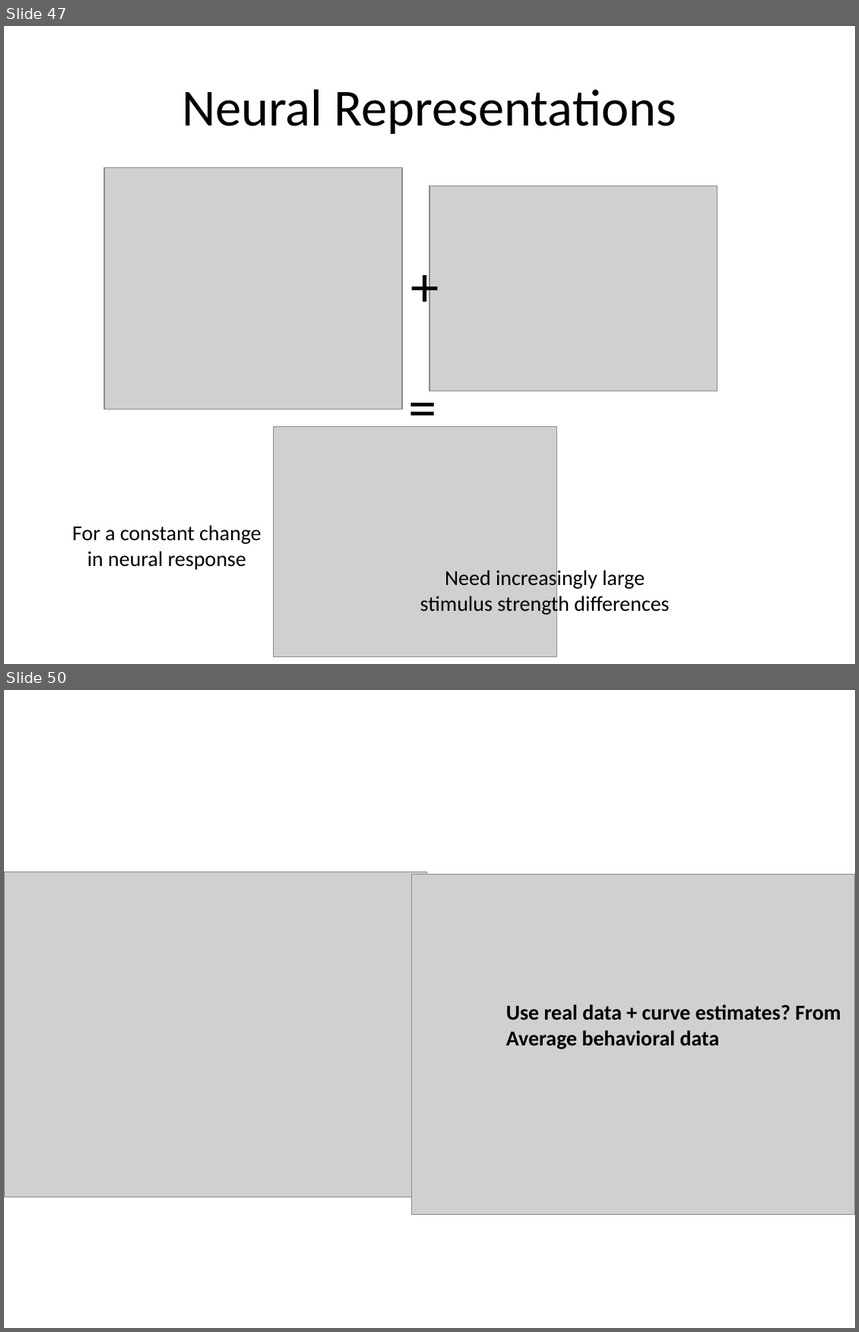
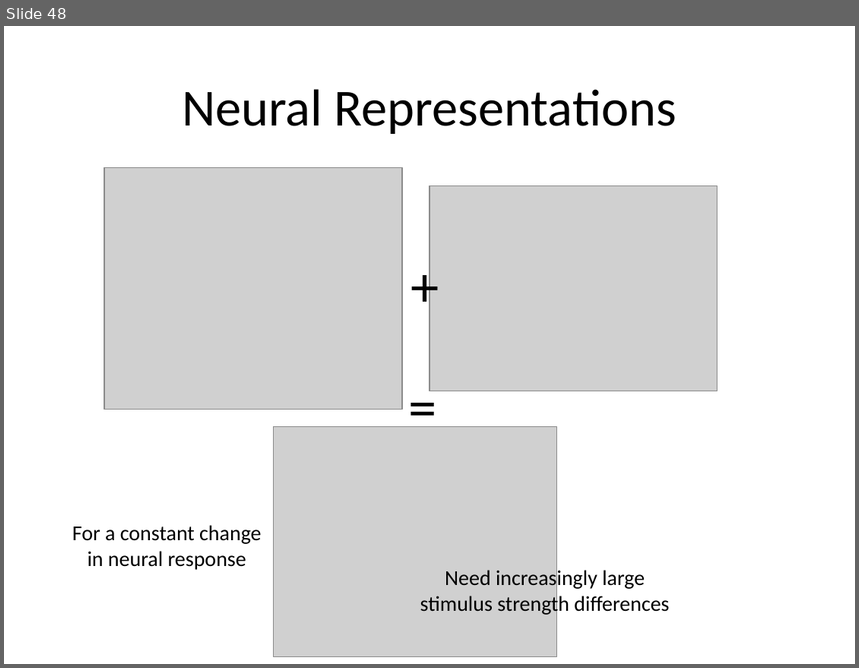
Before and after one commit to dbirman/att_awe, a slide deck: talks/20160823_mad_birman.pptx. Shown one above the other, each under a label of ours: slides 47 and 50 before the commit, slide 48 after it; the slides between them are not shown. The pictures are 859x1332 and 859x668 pixels, drawn with LibreOffice and Linux fonts; fonts in the diff are those of the drawing; grey boxes stand for pictures. Boxes give left, top, right and bottom in pixels: in the first picture for what was removed or moved away, otherwise in the second. Text is boxed around its words. In the diff, an @@ line names an element or a change of style, - is before the commit and + after.

```diff
--- a/talks/20160823_mad_birman.pptx
+++ b/talks/20160823_mad_birman.pptx
@@ slide 50 removed at (4,690,855,1328), background #FFFFFF @@
@@ picture removed at (4,872,427,1198) @@
@@ picture removed at (411,875,855,1215) @@
@@ text removed at (506,1005,841,1049) @@
-Use real data + curve estimates? From
-Average behavioral data
@@ what was slide 47 is now slide 48 @@
```
Also in this commit, not shown: 7 slides changed, 4 slides added, 7 other slides removed, 2 other files.
